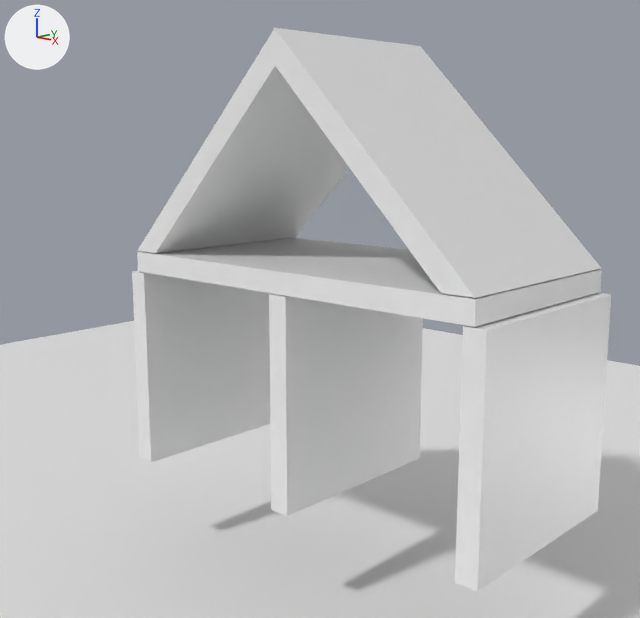
A saved change to the Blender file models/simple_house.blend.
Camera for both pictures: a 50 mm lens placed at (7.38, -6.32, 4.35), pointed at (1.38, 0.22, 2.65). Arrows for +X, +Y and +Z are at upper left; the lights stay in place.

Objects in the first picture: 'concrete.000', 'concrete.001', 'concrete.002', 'concrete.003', 'concrete.004', 'concrete.005', 'ground.000'.
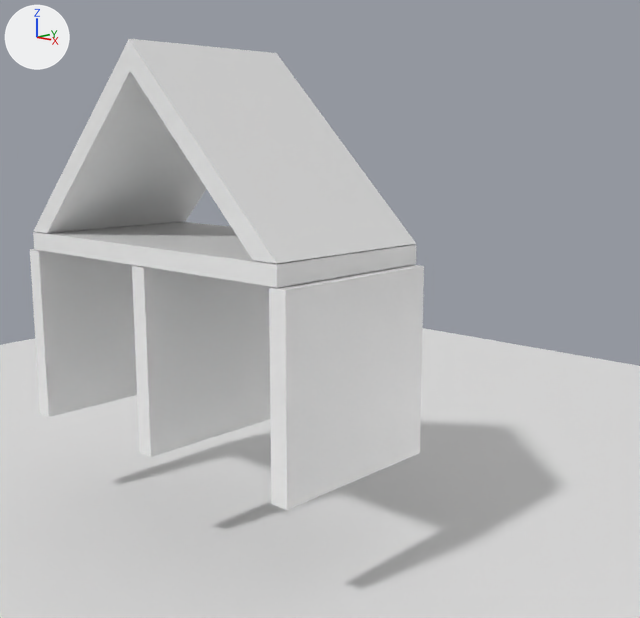
Pixel boxes [x1, y1, x2, y2] of what changed, in the pictures (640 x 618 px):
'concrete.000', moved
    before: [137, 28, 601, 298]
    after: [34, 39, 416, 263]
'concrete.003', moved
    before: [455, 293, 611, 592]
    after: [269, 265, 424, 510]
'concrete.001', moved
    before: [269, 294, 423, 516]
    after: [132, 265, 270, 457]
'concrete.002', moved
    before: [132, 271, 272, 462]
    after: [30, 249, 137, 417]
'concrete.005', moved
    before: [277, 251, 602, 327]
    after: [137, 235, 416, 288]
'concrete.004', moved
    before: [137, 238, 410, 294]
    after: [33, 222, 236, 266]

Diff of the bpy script that builds the scene:
```diff
--- a/models/simple_house.blend.py
+++ b/models/simple_house.blend.py
@@ ob_concrete_001 @@
 ob_concrete_001 = bpy.data.objects.new('concrete.001', me_cube)
-ob_concrete_001.location = (2.0, 0.0, 2.02)
+ob_concrete_001.location = (0.0, 0.0, 2.08)
 ob_concrete_001.scale = (0.1, 1.0, 1.0)
@@ ob_concrete_002 @@
 ob_concrete_002 = bpy.data.objects.new('concrete.002', me_cube_001)
-ob_concrete_002.location = (0.0, 0.0, 2.02)
+ob_concrete_002.location = (-2.0, 0.0, 2.08)
 ob_concrete_002.scale = (0.1, 1.0, 1.0)
@@ ob_concrete_003 @@
 ob_concrete_003 = bpy.data.objects.new('concrete.003', me_cube_002)
-ob_concrete_003.location = (4.0, 0.0, 2.02)
+ob_concrete_003.location = (2.0, 0.0, 2.08)
 ob_concrete_003.scale = (0.1, 1.0, 1.0)
@@ ob_concrete_004 @@
 ob_concrete_004 = bpy.data.objects.new('concrete.004', me_cube_003)
-ob_concrete_004.location = (1.0, 0.0, 3.13)
+ob_concrete_004.location = (-1.0, 0.0, 3.19)
 ob_concrete_004.rotation_euler = (0.0, -1.571, 0.0)  # degrees (0, -90, 0)
@@ ob_concrete_005 @@
 ob_concrete_005 = bpy.data.objects.new('concrete.005', me_cube_004)
-ob_concrete_005.location = (3.0, 0.0, 3.13)
+ob_concrete_005.location = (1.0, 0.0, 3.19)
 ob_concrete_005.rotation_euler = (0.0, -1.571, 0.0)  # degrees (0, -90, 0)
@@ ob_concrete_000 @@
 ob_concrete_000 = bpy.data.objects.new('concrete.000', me_cube_006)
-ob_concrete_000.location = (2.0, 0.0, 3.14)
+ob_concrete_000.location = (0.0, 0.0, 3.2)
 ob_concrete_000.rotation_euler = (0.0, -0.785, 0.0)  # degrees (0, -45, 0)
```
